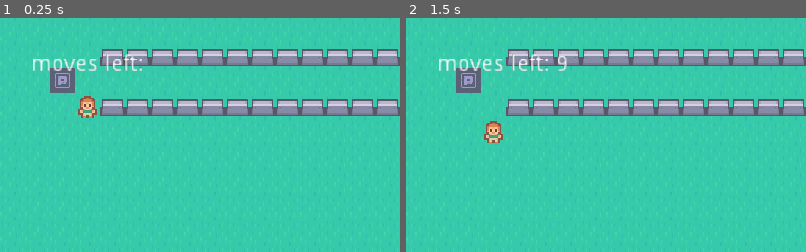
Above: before the commit, frames 1-2 (left to right).
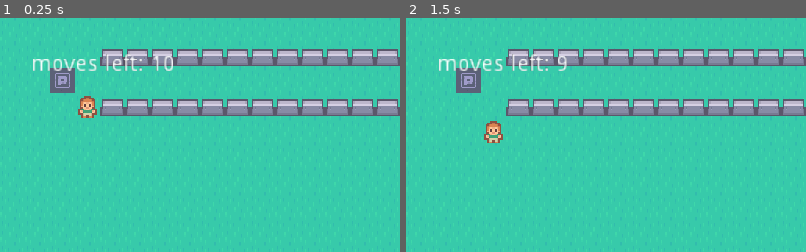
Above: after the commit, the same moments.

Repository: dsg-jam/LD50
Game: Godot game, scene res://scenes/playground.tscn
The game is run twice, just before and just after one commit, with the same random seed, the same clock (stepped at 60 frames per second) and the same inputs.
Inputs:
- Up to frame 1 (0.25 s): no input
- Up to frame 2 (1.5 s): tap Enter at 0.5 s; hold Right (move_right) 0.53-1.28 s; tap Space at 1.25 s; hold Down (move_down) from 1.28 s (still down)
The pictures show only the part of the screen within x 0-50%, y 0-50%; the shares and areas given below are measured in that part.

The runs differ from the first frame. In frame 1, 0.1% of the frame differs, in the area x 38-44%, y 16-23%; in frame 2, nothing differs.

Commit message:
Check if moves_left is zero

Diff:
--- a/scenes/playground.tscn
+++ b/scenes/playground.tscn
@@ -194,6 +194,8 @@
 "_editor_description_": ""
 }
 
+[node name="UI" parent="." instance=ExtResource( 4 )]
+
 [node name="Player" type="Area2D" parent="."]
 position = Vector2( 40, 40 )
 collision_mask = 2
@@ -218,6 +220,4 @@
 enabled = true
 cast_to = Vector2( 0, 16 )
 
-[node name="UI" parent="." instance=ExtResource( 4 )]
-
 [connection signal="body_entered" from="Player" to="Player" method="_on_Player_body_entered"]
--- a/scripts/player.gd
+++ b/scripts/player.gd
@@ -33,6 +33,8 @@
 	pass
 
 func move(dir: String) -> void:
+	if moves_left <= 0:
+		return
 	ray.cast_to = DIRECTIONS[dir] * TILE_SIZE
 	ray.force_raycast_update()
 	if !ray.is_colliding():
